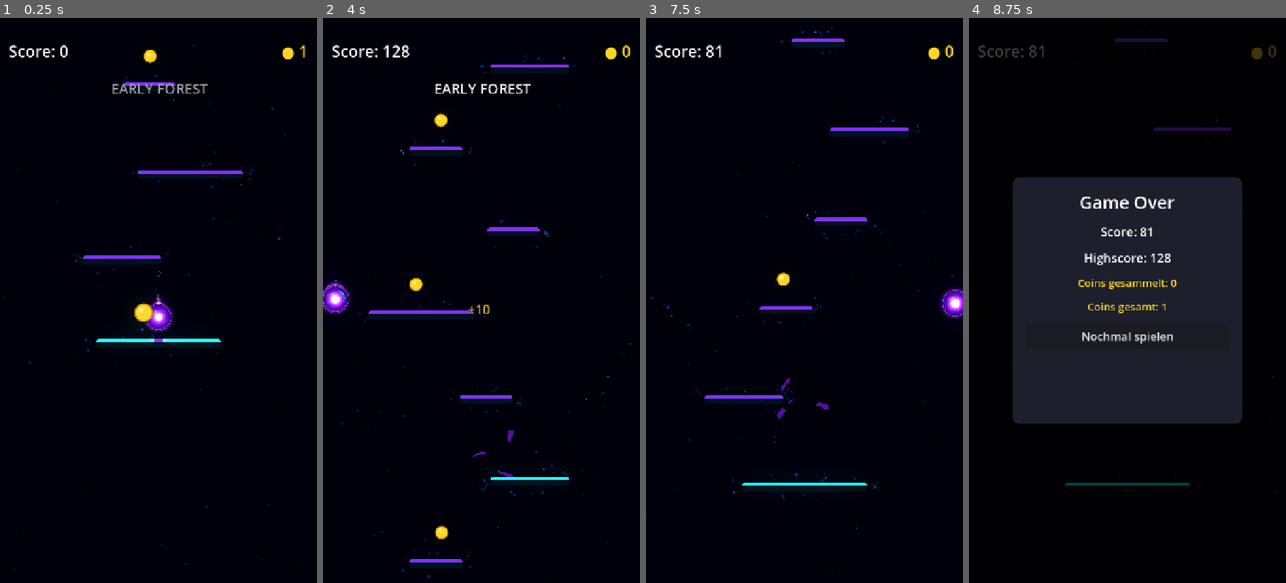
Above: before the commit, frames 1-4 (left to right).
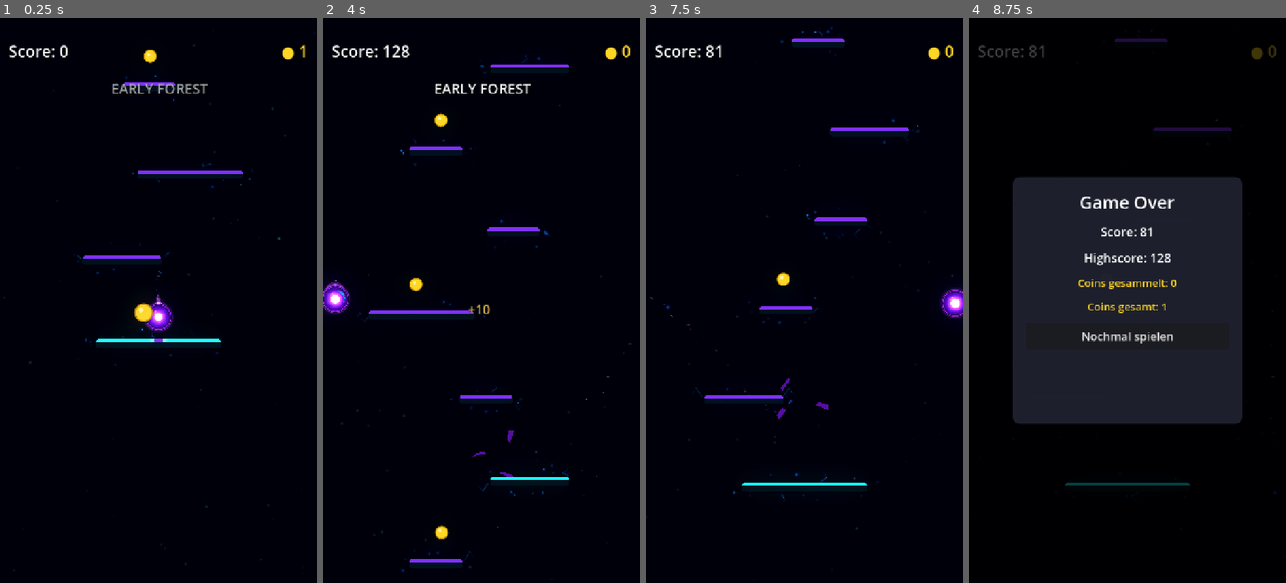
Above: after the commit, the same moments.

Repository: Kryodo/TowerJump
Game: Godot game, scene res://scenes/main.tscn
Same seed, same stepped clock (60 frames per second), same inputs: the game is played once before the commit and once after it.
Inputs (mouse positions are in pixels of both pictures, inside the frame that each line leads up to):
- Up to frame 1 (0.25 s): no input
- Up to frame 2 (4 s): move the mouse to (551, 272) at 0.52 s; hold Right (ui_right) 0.53-1.25 s; click (551, 272) at 0.67 s; drag from (418, 328) to (471, 193) at 1.27 s; click "Nochmal spielen" at 2 s; move the mouse to (513, 176) at 2.77 s; hold Right (ui_right) 2.78-3.5 s; drag from (465, 413) to (414, 193) at 3.52 s
- Up to frame 3 (7.5 s): move the mouse to (899, 385) at 4.27 s; hold Left (ui_left) 4.28-5 s; click "Nochmal spielen" at 5 s; drag from (709, 215) to (756, 159) at 5.77 s; move the mouse to (820, 300) at 6.52 s; hold Left (ui_left) 6.53-7.25 s; click (820, 300) at 6.67 s; drag from (756, 159) to (741, 328) at 7.27 s
- Up to frame 4 (8.75 s): move the mouse to (1197, 272) at 8.02 s; hold Right (ui_right) from 8.03 s (still down)

The runs differ from the first frame. In frame 1, less than 0.1% of the frame differs, in the area x 23-80%, y 12-61%; in frame 2, less than 0.1%; in frame 3, less than 0.1%, in the area x 26-75%, y 6-84%; in frame 4, less than 0.1%.

Commit message:
Reduce resonance fragments and extend the cloud canvas

Diff:
--- a/scripts/platform_resonance_field.gd
+++ b/scripts/platform_resonance_field.gd
@@ -10,10 +10,10 @@
 const PLATFORM_TYPE_NORMAL: int = 0
 const CLOUD_SHADER := preload("res://scenes/platform_resonance_cloud.gdshader")
 
-const CLOUD_MARGIN_X: float = 70.0
-const CLOUD_MARGIN_Y: float = 68.0
+const CLOUD_MARGIN_X: float = 86.0
+const CLOUD_MARGIN_Y: float = 90.0
 const LANDING_WAVE_DURATION: float = 0.58
-const FRAGMENT_COUNT: int = 10
+const FRAGMENT_COUNT: int = 8
 const FILAMENT_COUNT: int = 5
 
 var _platform_type: int = PLATFORM_TYPE_NORMAL
@@ -77,8 +77,9 @@
 
 	var half_width: float = _platform_width * 0.5 + CLOUD_MARGIN_X
 	var half_height: float = _platform_height * 0.5 + CLOUD_MARGIN_Y
-	# A generous canvas lets the noise fade away well before its actual edges.
-	# It surrounds the entire platform, not just the underside.
+	# The enlarged canvas gives the environmental haze room to feather outward.
+	# Shader falloff reaches zero before these actual edges, avoiding a cut-off
+	# rectangle and keeping neighboring platform fields from merging.
 	_cloud.polygon = PackedVector2Array([
 		Vector2(-half_width, -half_height),
 		Vector2(half_width, -half_height),
